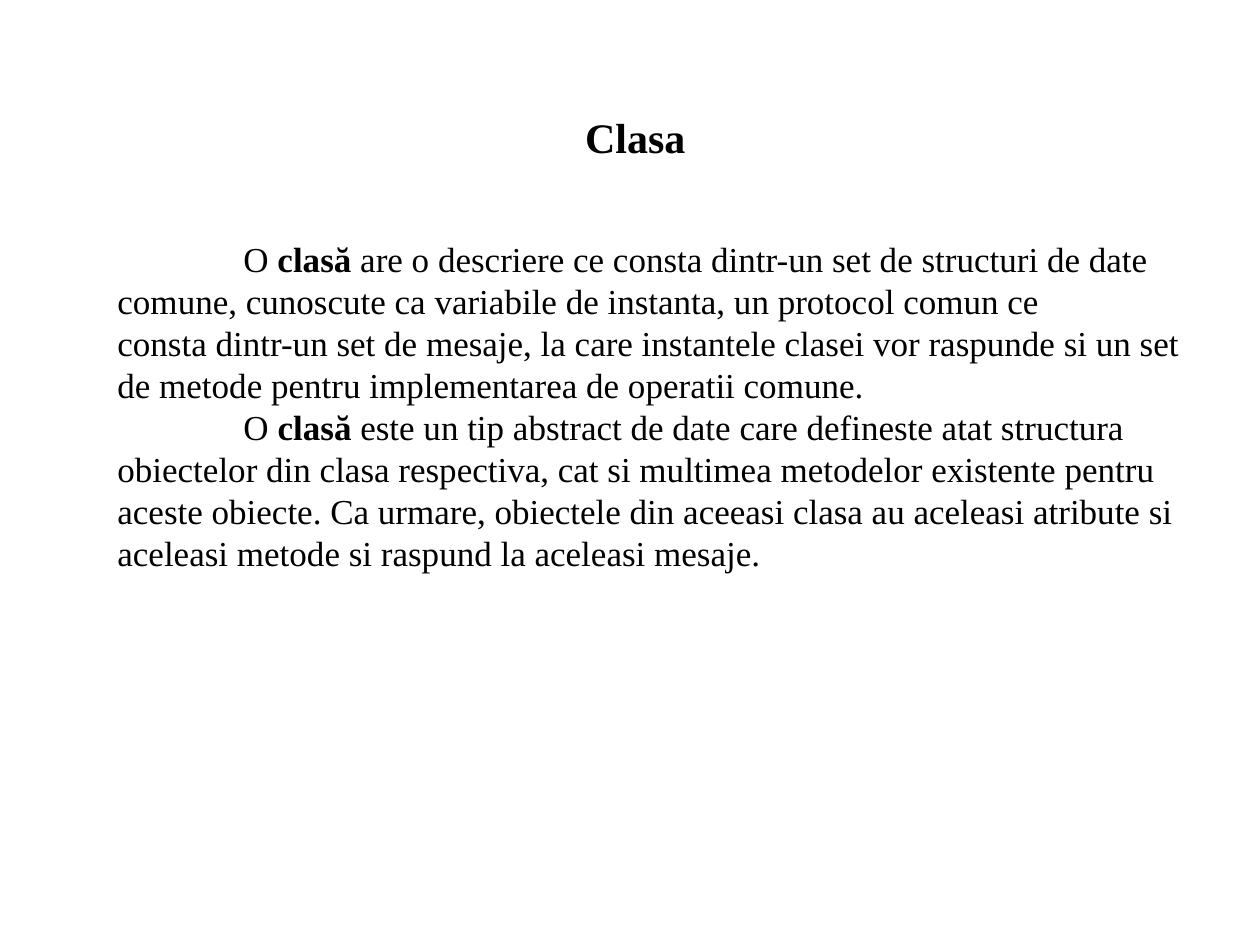
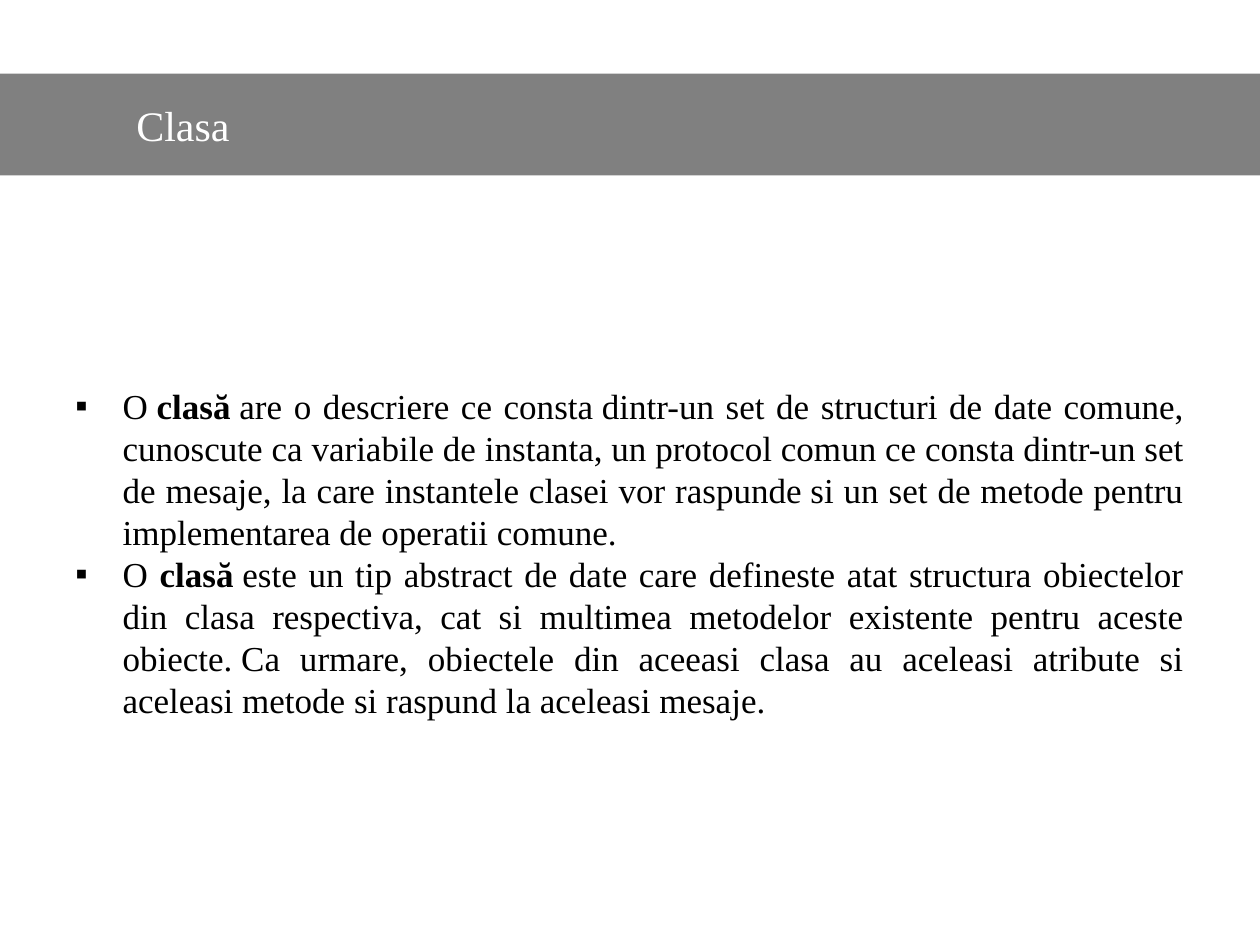
Before and after one commit to Dani25/BDOO, a slide deck: slide 13 of bdoo.pptx. Drawn at 1260x945 pixels with LibreOffice and Linux fonts; fonts in the diff are those of the drawing. Boxes give left, top, right and bottom in pixels: in the first picture for what was removed or moved away, otherwise in the second. Text is boxed around its words. In the diff, an @@ line names an element or a change of style, - is before the commit and + after.

Commit message:
Update design

```diff
--- a/bdoo.pptx
+++ b/bdoo.pptx
@@ rectangle "Clasa": place and size @@
-rectangle "Clasa" at <box>585,124,685,154</box>
+rectangle "Clasa" at <box>0,73,1260,175</box>
@@ rectangle "Clasa" at <box>0,73,1260,175</box>: text colour #000000 to #FFFFFF, bold off; alignment centre to left; vertical alignment top to middle; fill none to #808080 @@
@@ text "O clasă are o descriere ...": place and size @@
-text "O clasă are o descriere ..." at <box>117,247,1179,573</box>
+text "O clasă are o descriere ..." at <box>123,394,1184,720</box>
@@ text "O clasă are o descriere ..." at <box>123,394,1184,720</box>: alignment left to justified; bullet none to ▪ @@
```
Also in this commit, not shown: 20 other slides changed, 2 slides added, 2 slides removed.
